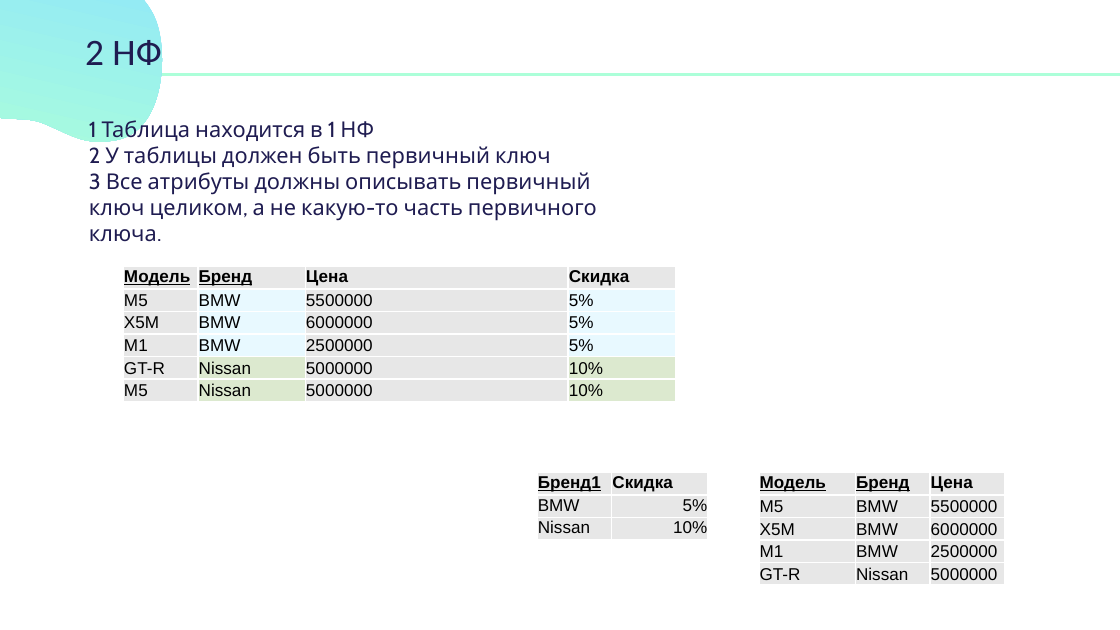
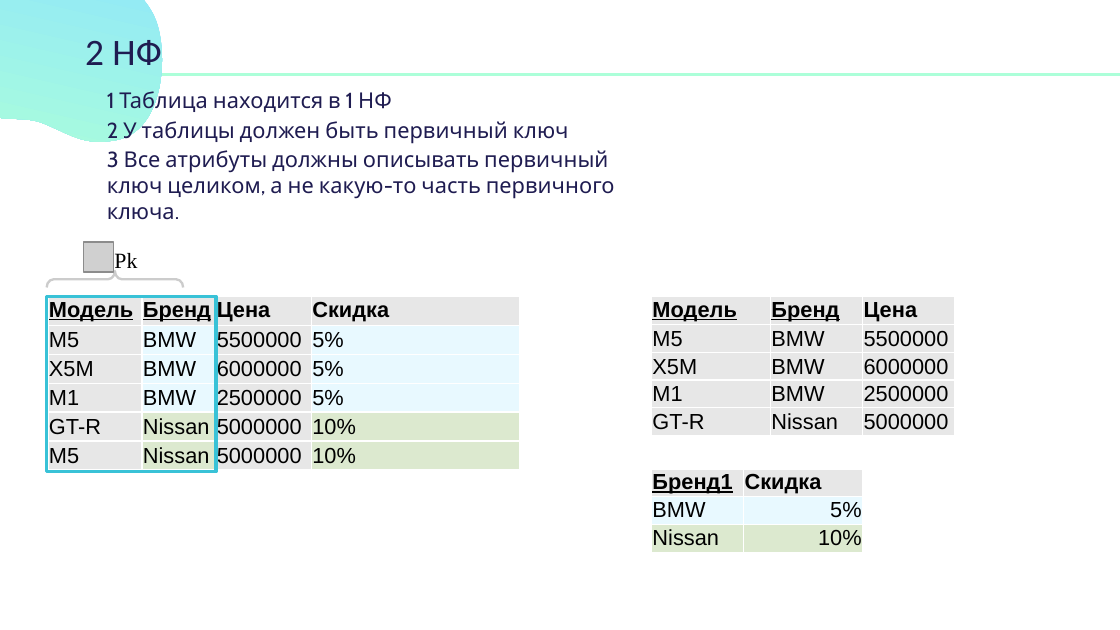
Before and after one commit to itambu/Summer_Bootcamp_2021, a slide deck: slide 14 of DataEngineering/DataEngineering Presentation.pptx. Drawn at 1120x630 pixels with LibreOffice and Linux fonts; fonts in the diff are those of the drawing; grey boxes stand for pictures. Boxes give left, top, right and bottom in pixels: in the first picture for what was removed or moved away, otherwise in the second. Text is boxed around its words. In the diff, an @@ line names an element or a change of style, - is before the commit and + after.

```diff
--- a/DataEngineering/DataEngineering Presentation.pptx
+++ b/DataEngineering/DataEngineering Presentation.pptx
@@ text added at box(107, 88, 392, 114), 14 pt, text #1F1C51 @@
+1 Таблица находится в 1 НФ
@@ text at box(89, 117, 551, 169): paragraphs removed @@
-1 Таблица находится в 1 НФ
-2 У таблицы должен быть первичный ключ
@@ text added at box(107, 119, 569, 145), 14 pt, text #1F1C51 @@
+2 У таблицы должен быть первичный ключ
@@ text "3 Все атрибуты должны описывать ...": place and size @@
-text "3 Все атрибуты должны описывать ..." at box(89, 117, 597, 242)
+text "3 Все атрибуты должны описывать ..." at box(107, 150, 615, 220)
@@ picture added at box(84, 242, 114, 272) @@
@@ text added at box(114, 253, 137, 273), 14 pt, text #000000 @@
+Pk
@@ right brace added at box(46, 270, 183, 287), outline #CCCCCC 1.5 pt @@
@@ rectangle added at box(47, 297, 216, 472), outline #39C2D7 2 pt @@
@@ table at box(48, 297, 520, 472) @@
@@ size 11 to 14 pt @@
@@ table: place and size @@
-table at box(123, 267, 676, 402)
+table at box(48, 297, 520, 472)
@@ table at box(652, 297, 954, 436) @@
@@ size 11 to 14 pt @@
@@ table: place and size @@
-table at box(759, 473, 1006, 586)
+table at box(652, 297, 954, 436)
@@ table at box(652, 469, 862, 553) @@
@@ fill #E7E7E7 to #E8F9FF in row 2 @@
@@ fill #E7E7E7 to #DCE9CF in row 3 @@
@@ size 11 to 14 pt @@
@@ table: place and size @@
-table at box(536, 473, 708, 540)
+table at box(652, 469, 862, 553)
```
Also in this commit, not shown: 4 other slides changed, 3 slides added.
